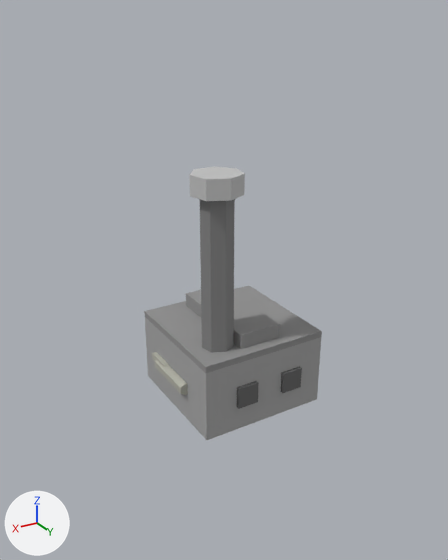
An edit to the glTF model public/models/building_factory.glb, drawn before and after from the same camera.
One viewpoint serves both versions: a 50 mm camera at (0.814, 1.323, 1.008) aimed at (0.108, 0.146, 0.42). Every picture has the same lights, and +X, +Y and +Z are marked at lower left. The first picture is the older version. Where no turn or scale is listed for an object, it has been applied to the vertices.

Objects in the first picture: 'building_factory'.
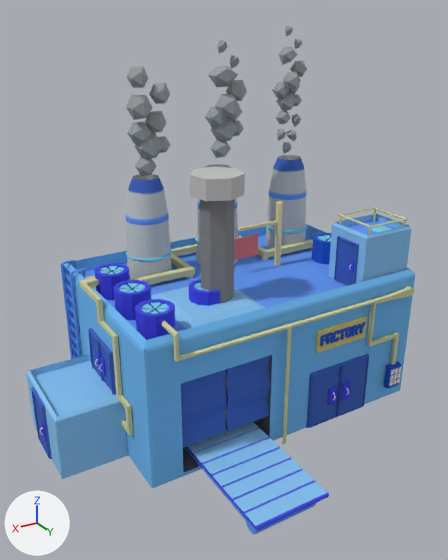
Pixel boxes [x1, y1, x2, y2] of what changed, in the pictures (448 x 560 px):
'Node', added (blue)
    after: [26, 26, 415, 534]
'building_barracks', added
    after: [234, 201, 283, 266]
    faces in mat_barracks_pole (beige #e9d8a5): [239, 201, 283, 266]
    faces in mat_barracks_flag (pink #e77c7c): [234, 234, 258, 260]
'building_factory', unchanged, covered by the edit
    before: [144, 166, 322, 440]
    after: [189, 166, 245, 417]

The change, as a list of edits to the scene's bpy script:
```text
Add img_factorysurface_color:
    img_factorysurface_color = load_image('factorySurface_Color', '_unpacked/factorySurface_Color', 2048, 2048, 'sRGB')
Add mat_cube:
    mat_cube = principled_material('Cube')
    mat_cube.texture = img_factorysurface_color
    mat_cube.roughness = 1.0
Add mat_barracks_sand:
    mat_barracks_sand = principled_material('barracks_sand')
    mat_barracks_sand.base_color = (0.604, 0.502, 0.376)  # beige #ccbca5
    mat_barracks_sand.roughness = 1.0
Add mat_barracks_wall:
    mat_barracks_wall = principled_material('barracks_wall')
    mat_barracks_wall.base_color = (0.42, 0.486, 0.353)  # grey #adb9a0
    mat_barracks_wall.roughness = 1.0
Add mat_barracks_pole:
    mat_barracks_pole = principled_material('barracks_pole')
    mat_barracks_pole.base_color = (0.816, 0.69, 0.376)  # beige #e9d8a5
    mat_barracks_pole.roughness = 1.0
Add mat_barracks_roof:
    mat_barracks_roof = principled_material('barracks_roof')
    mat_barracks_roof.base_color = (0.29, 0.353, 0.227)  # greyish green #93a083
    mat_barracks_roof.roughness = 1.0
Add mat_barracks_door:
    mat_barracks_door = principled_material('barracks_door')
    mat_barracks_door.base_color = (0.227, 0.165, 0.102)  # brown #83715a
    mat_barracks_door.roughness = 1.0
Add mat_barracks_flag:
    mat_barracks_flag = principled_material('barracks_flag')
    mat_barracks_flag.base_color = (0.8, 0.2, 0.2)  # pink #e77c7c
    mat_barracks_flag.roughness = 1.0
Add me_node_mesh:
    me_node_mesh.from_pydata(...)  # 11716 vertices, 22734 faces; spans x -0.415..0.559, y -0.269..0.537, z -0.002..0.977
    me_node_mesh.materials.append(mat_cube)  # picture img_factorysurface_color
Add me_cube_001:
    me_cube_001.from_pydata(...)  # 88 vertices, 140 faces; spans x -0.2..0.2, y -0.15..0.11, z 0.0..0.53
    # faces by material slot: [24, 24, 12, 32, 12, 36]
    me_cube_001.materials.append(mat_barracks_wall)  # grey #adb9a0
    me_cube_001.materials.append(mat_barracks_roof)  # greyish green #93a083
    me_cube_001.materials.append(mat_barracks_door)  # brown #83715a
    me_cube_001.materials.append(mat_barracks_pole)  # beige #e9d8a5
    me_cube_001.materials.append(mat_barracks_flag)  # pink #e77c7c
    me_cube_001.materials.append(mat_barracks_sand)  # beige #ccbca5
Add ob_node:
    ob_node = bpy.data.objects.new('Node', me_node_mesh)
    ob_node.location = (0.0, 0.0, 0.0)
Add ob_building_barracks:
    ob_building_barracks = bpy.data.objects.new('building_barracks', me_cube_001)
    ob_building_barracks.location = (0.0, 0.0, 0.0)
```
